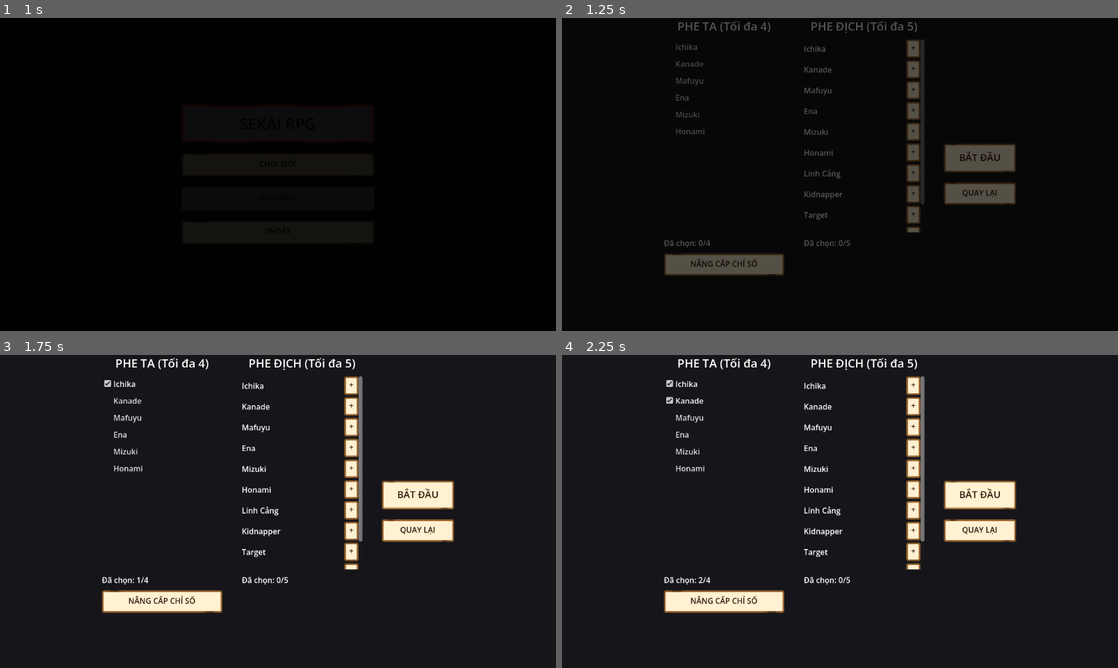
Above: before the commit, frames 1-4 (two rows, left to right).
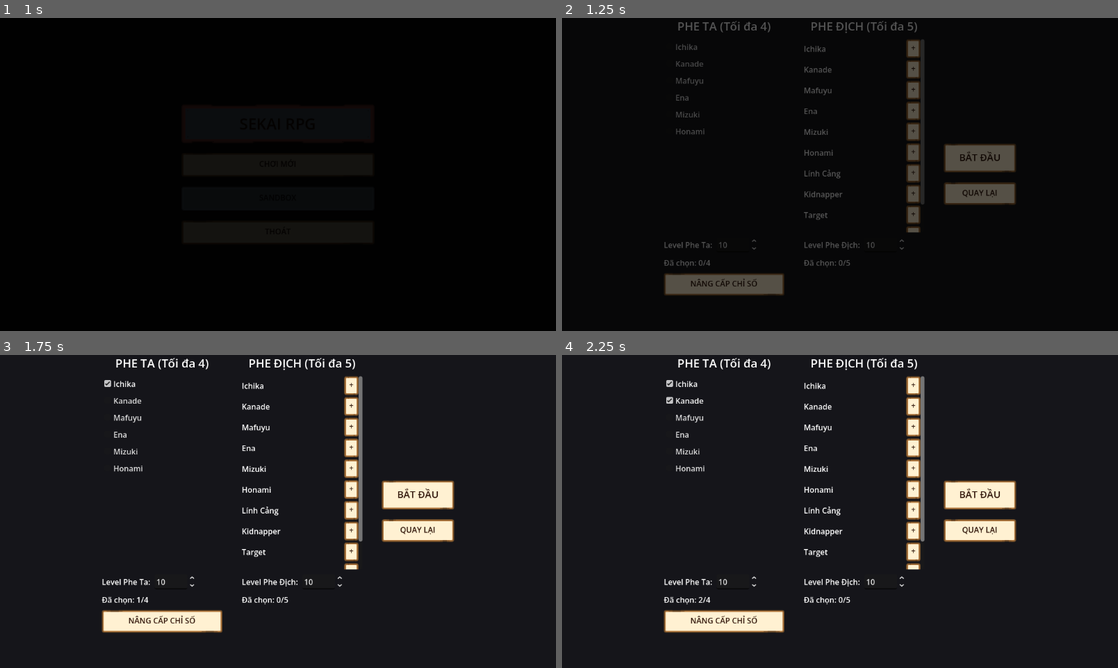
Above: after the commit, the same moments.

Repository: kei-kochiya/SekaiRPG
Game: Godot game, scene res://Scenes/StartMenu.tscn
The game is run twice, just before and just after one commit, with the same random seed, the same clock (stepped at 60 frames per second) and the same inputs.
Inputs:
- Up to frame 1 (1 s): click "SANDBOX" at 0.5 s
- Up to frame 2 (1.25 s): no input
- Up to frame 3 (1.75 s): click "Ichika" at 1.25 s
- Up to frame 4 (2.25 s): click "Kanade" at 2 s

Frame 1 is identical in both runs. In frame 2, 3.1% of the frame differs, in the area x 18-62%, y 70-89%; in frame 3, 3.3%; in frame 4, 3.3%.

Commit message:
EXP rebalance, bulk upgrades, sandbox level controls, and stat cap adjustments.

Diff:
--- a/Entities/Entity.gd
+++ b/Entities/Entity.gd
@@ -43,10 +43,10 @@
 var active_statuses: Array = []
 var cooldowns: Dictionary = {}
 var stat_caps: Dictionary = {
-	"max_hp": 2000,
-	"atk": 500,
-	"defense": 300,
-	"spd": 250
+	"max_hp": 30000,
+	"atk": 15000,
+	"defense": 8000,
+	"spd": 2000
 }
 
 # ── Phương thức chiến đấu cốt lõi ───────────────────────────────────────────
--- a/Scenes/SandboxMenu.gd
+++ b/Scenes/SandboxMenu.gd
@@ -2,6 +2,8 @@
 
 var selected_players: Array = []
 var selected_enemies: Array = []
+var player_lv_spin: SpinBox
+var enemy_lv_spin: SpinBox
 
 var available_chars = ["Ichika", "Kanade", "Mafuyu", "Ena", "Mizuki", "Honami"]
 var available_monsters = ["Lính Cảng", "Kidnapper", "Target", "Nhân Viên Kho", "Đội Trưởng (BOSS)"]
@@ -34,8 +36,28 @@
 		btn.toggled.connect(_on_player_toggled.bind(c_name))
 		$HBox/PlayerSide/Scroll/CharList.add_child(btn)
 
+	var pl_box = HBoxContainer.new()
+	var pl_lbl = Label.new()
+	pl_lbl.text = "Level Phe Ta: "
+	pl_box.add_child(pl_lbl)
+	player_lv_spin = SpinBox.new()
+	player_lv_spin.min_value = 1; player_lv_spin.max_value = 100; player_lv_spin.value = 10
+	pl_box.add_child(player_lv_spin)
+	$HBox/PlayerSide.add_child(pl_box)
+	$HBox/PlayerSide.move_child(pl_box, 2)
+
 	# Enemy list (Characters + Monsters)
 	var all_enemies = available_chars + available_monsters
+
+	var el_box = HBoxContainer.new()
+	var el_lbl = Label.new()
+	el_lbl.text = "Level Phe Địch: "
+	el_box.add_child(el_lbl)
+	enemy_lv_spin = SpinBox.new()
+	enemy_lv_spin.min_value = 1; enemy_lv_spin.max_value = 100; enemy_lv_spin.value = 10
+	el_box.add_child(enemy_lv_spin)
+	$HBox/EnemySide.add_child(el_box)
+	$HBox/EnemySide.move_child(el_box, 2)
 	for e_name in all_enemies:
 		var row = HBoxContainer.new()
 		var lbl = Label.new()
@@ -103,11 +125,10 @@
 		return
 
 	var entities: Array[Entity] = []
+	var target_lv = int(player_lv_spin.value)
 	for p_name in selected_players:
 		var p = GameManager.get_party_member(p_name)
-		# For Sandbox, ensure they are at least Level 10
-		if p.level < 10:
-			LevelManager.set_initial_level(p, 10)
+		LevelManager.set_initial_level(p, target_lv)
 		entities.append(p)
 
 	UpgradeUI.show_ui(entities)
@@ -121,15 +142,17 @@
 	GameManager.sandbox_enemy_team.clear()
 
 	# Setup Players
+	var p_lv = int(player_lv_spin.value)
 	for p_name in selected_players:
 		var p = GameManager.get_party_member(p_name)
-		LevelManager.set_initial_level(p, 10)
+		LevelManager.set_initial_level(p, p_lv)
 		GameManager.sandbox_player_team.append(p)
 
 	# Setup Enemies
+	var e_lv = int(enemy_lv_spin.value)
 	for e_name in selected_enemies:
 		var enemy = _create_sandbox_entity(e_name)
-		LevelManager.set_initial_level(enemy, 10)
+		LevelManager.set_initial_level(enemy, e_lv)
 		GameManager.sandbox_enemy_team.append(enemy)
 
 	await ScreenFade.fade_out(0.5)
--- a/Scripts/Core/GameManager.gd
+++ b/Scripts/Core/GameManager.gd
@@ -278,7 +278,7 @@
 		return
 
 	if not victory and is_training_mode:
-		var bonus_exp = int(last_battle_max_lv * 10)
+		var bonus_exp = int(last_battle_max_lv * 50)
 		for p_name in training_participants:
 			var entity = get_party_member(p_name)
 			if entity: LevelManager.gain_exp(entity, bonus_exp)
--- a/Scripts/Systems/LevelManager.gd
+++ b/Scripts/Systems/LevelManager.gd
@@ -23,7 +23,7 @@
 	Returns:
 		int: Tổng lượng EXP nhận được.
 	"""
-	return 40 + (enemy_level * 20)
+	return enemy_level * 75
 
 static func gain_exp(entity: Entity, amount: int):
 	"""
@@ -69,13 +69,16 @@
 		entity.skill_points += 2
 
 	var growth_rate = 0.05
+	var spd_growth = 0.03
+
 	if entity.level > SOFT_CAP_LEVEL:
 		growth_rate = 0.02
+		spd_growth = 0.01
 
 	entity.max_hp += int(entity.max_hp * growth_rate)
 	entity.atk += int(entity.atk * growth_rate)
 	entity.defense += int(entity.defense * growth_rate)
-	entity.spd += int(entity.spd * growth_rate)
+	entity.spd += int(entity.spd * spd_growth)
 
 	entity.max_hp = min(entity.max_hp, entity.stat_caps.get("max_hp", 9999))
 	entity.atk = min(entity.atk, entity.stat_caps.get("atk", 9999))
@@ -111,8 +114,8 @@
 		return
 
 	if target_level <= 1:
+		entity.skill_points = target_level * (3 if entity.is_character else 2)
 		if not entity.is_character:
-			entity.skill_points = target_level * 2
 			_auto_upgrade_monster(entity)
 		return
 
@@ -122,8 +125,8 @@
 	for i in range(levels_to_gain):
 		process_level_up(entity)
 
+	entity.skill_points = target_level * (3 if entity.is_character else 2)
 	if not entity.is_character:
-		entity.skill_points = target_level * 2
 		_auto_upgrade_monster(entity)
 
 	entity.current_exp = 0
--- a/Scripts/Systems/UpgradeManager.gd
+++ b/Scripts/Systems/UpgradeManager.gd
@@ -62,3 +62,24 @@
 		entity.current_hp = min(entity.current_hp + actual_increment, entity.max_hp)
 
 	return true
+
+
+static func bulk_upgrade(entity: Entity, stat_name: String, count: int) -> int:
+	"""
+	Thực hiện nâng cấp hàng loạt một chỉ số.
+
+	Args:
+		entity (Entity): Thực thể cần nâng cấp.
+		stat_name (String): Tên chỉ số.
+		count (int): Số lần muốn nâng (999 để nâng tối đa có thể).
+
+	Returns:
+		int: Số lần đã nâng cấp thành công.
+	"""
+	var upgrades_done = 0
+	for i in range(count):
+		if upgrade_stat(entity, stat_name):
+			upgrades_done += 1
+		else:
+			break
+	return upgrades_done
--- a/UI/Systems/UpgradeUI.gd
+++ b/UI/Systems/UpgradeUI.gd
@@ -174,20 +174,34 @@
 		val_lbl.custom_minimum_size = Vector2(60, 0)
 		row.add_child(val_lbl)
 
-		var plus_btn = Button.new()
-		plus_btn.text = " + "
-		var pns = StyleBoxTexture.new()
-		pns.texture = load("res://Assets/kenney_ui-pack-adventure/Vector/button_brown.svg")
-		pns.texture_margin_left = 6; pns.texture_margin_right = 6
-		pns.texture_margin_top = 6; pns.texture_margin_bottom = 10
-		plus_btn.add_theme_stylebox_override("normal", pns)
-		plus_btn.add_theme_color_override("font_color", Color(0.2, 0.1, 0.05))
-
-		plus_btn.pressed.connect(func():
-			if UpgradeManager.upgrade_stat(entity, stat):
-				_refresh_all()
-		)
-		row.add_child(plus_btn)
+		# Nút nâng cấp
+		var btn_container = HBoxContainer.new()
+		btn_container.add_theme_constant_override("separation", 4)
+		row.add_child(btn_container)
+
+		# Hàm tạo nút helper
+		var create_up_btn = func(label: String, count: int):
+			var b = Button.new()
+			b.text = label
+			var bns = StyleBoxTexture.new()
+			bns.texture = load("res://Assets/kenney_ui-pack-adventure/Vector/button_brown.svg")
+			bns.texture_margin_left = 6; bns.texture_margin_right = 6
+			bns.texture_margin_top = 6; bns.texture_margin_bottom = 10
+			b.add_theme_stylebox_override("normal", bns)
+			b.add_theme_color_override("font_color", Color(0.2, 0.1, 0.05))
+			b.add_theme_font_size_override("font_size", 11)
+			b.pressed.connect(func():
+				if count == 1:
+					if UpgradeManager.upgrade_stat(entity, stat): _refresh_all()
+				else:
+					if UpgradeManager.bulk_upgrade(entity, stat, count) > 0: _refresh_all()
+			)
+			return b
+
+		btn_container.add_child(create_up_btn.call("+1", 1))
+		btn_container.add_child(create_up_btn.call("+10", 10))
+		btn_container.add_child(create_up_btn.call("+25", 25))
+		btn_container.add_child(create_up_btn.call("MAX", 999))
 
 		var inc_lbl = Label.new()
 		inc_lbl.text = "(+%d)" % UpgradeManager.UPGRADE_AMOUNTS[stat]
